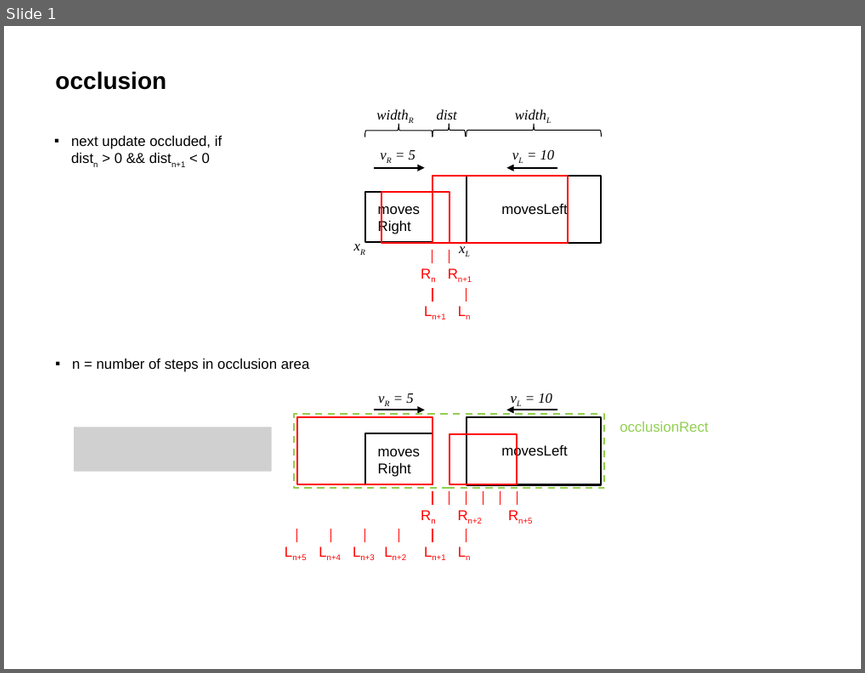
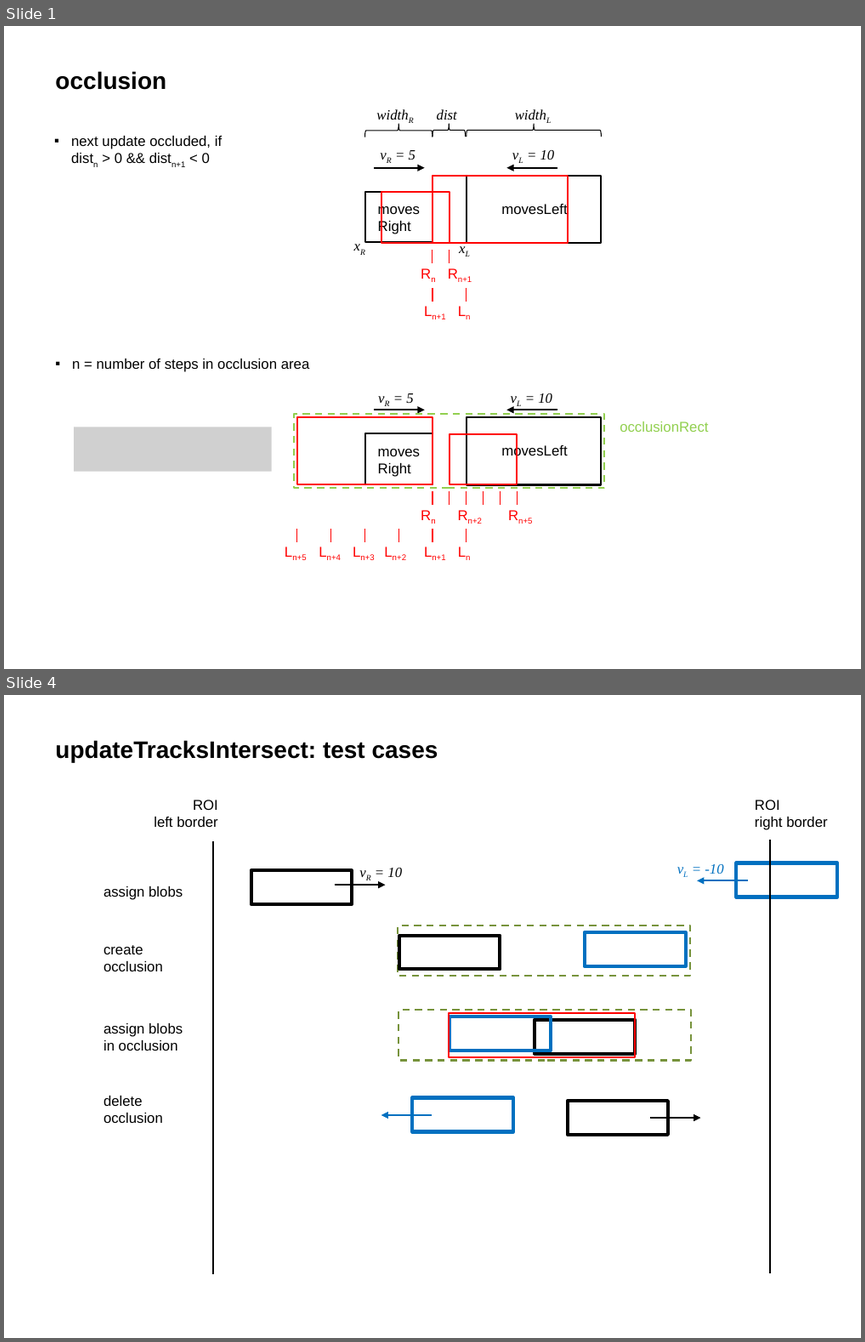
Before and after one commit to HwyToHell/video-dev, a slide deck: utilities/occlusion.pptx. Shown one above the other, each under a label of ours: slide 1 before the commit, slides 1 and 4 after it; the slides between them are not shown. The pictures are 865x673 and 865x1342 pixels, drawn with LibreOffice and Linux fonts; fonts in the diff are those of the drawing; grey boxes stand for pictures. Boxes give left, top, right and bottom in pixels: in the first picture for what was removed or moved away, otherwise in the second. Text is boxed around its words. In the diff, an @@ line names an element or a change of style, - is before the commit and + after.

Commit message:
[Scene] test cases till #occ007

```diff
--- a/utilities/occlusion.pptx
+++ b/utilities/occlusion.pptx
@@ slide 4 added at bbox=[4, 695, 861, 1338], background #FFFFFF @@
@@ title added at bbox=[55, 740, 438, 762], 20 pt, text #000000, bold @@
+updateTracksIntersect: test cases
@@ text added at bbox=[154, 800, 218, 827], 12 pt, text #000000 @@
+ROI
+left border
@@ text added at bbox=[755, 800, 827, 830], 12 pt, text #000000 @@
+ROI
+right border
@@ line added from (213, 840) to (213, 1273), #000000 1.5 pt @@
@@ line added from (770, 839) to (770, 1272), #000000 1.5 pt @@
@@ rectangle added at bbox=[250, 871, 351, 904], outline #000000 3 pt @@
@@ text added at bbox=[387, 868, 402, 877], 12 pt, text #000000, italic @@
+vR = 10
@@ text added at bbox=[704, 864, 723, 873], 12 pt, text #0070C0, italic @@
+vL = -10
@@ rectangle added at bbox=[736, 863, 837, 897], outline #0070C0 3 pt @@
@@ text added at bbox=[103, 886, 182, 900], 12 pt, text #000000 @@
+assign blobs
@@ arrow added from (335, 885) to (386, 885), #000000 1.5 pt @@
@@ arrow added from (748, 881) to (697, 881), #0070C0 1.5 pt @@
@@ text added at bbox=[103, 945, 163, 971], 12 pt, text #000000 @@
+create
+occlusion
@@ rectangle added at bbox=[398, 925, 690, 976], outline #77933C 1.5 pt dashed @@
@@ rectangle added at bbox=[400, 936, 500, 970], outline #000000 3 pt @@
@@ rectangle added at bbox=[584, 932, 685, 967], outline #0070C0 3 pt @@
@@ text added at bbox=[103, 1023, 182, 1050], 12 pt, text #000000 @@
+assign blobs
+in occlusion
@@ rectangle added at bbox=[399, 1009, 691, 1060], outline #77933C 1.5 pt dashed @@
@@ rectangle added at bbox=[449, 1013, 635, 1056], outline #FF0000 1.5 pt @@
@@ rectangle added at bbox=[449, 1016, 551, 1050], outline #0070C0 3 pt @@
@@ rectangle added at bbox=[534, 1020, 635, 1053], outline #000000 3 pt @@
@@ text added at bbox=[103, 1095, 163, 1123], 12 pt, text #000000 @@
+delete occlusion
@@ rectangle added at bbox=[412, 1098, 513, 1132], outline #0070C0 3 pt @@
@@ rectangle added at bbox=[568, 1100, 668, 1134], outline #000000 3 pt @@
@@ arrow added from (432, 1115) to (381, 1115), #0070C0 1.5 pt @@
@@ arrow added from (650, 1117) to (701, 1117), #000000 1.5 pt @@
```
Also in this commit, not shown: 1 slide changed, 1 other slide added, 4 other files.
